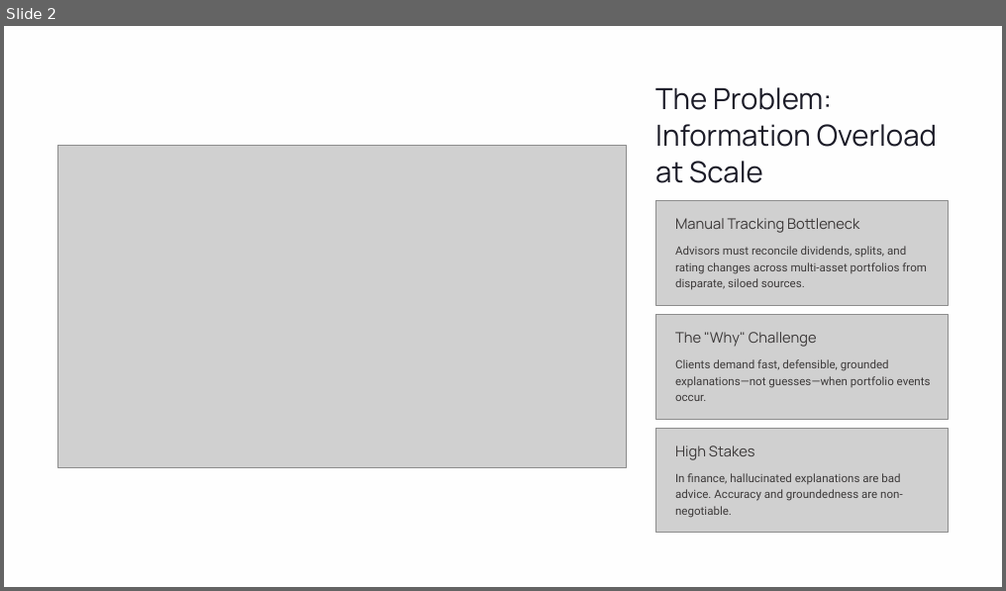
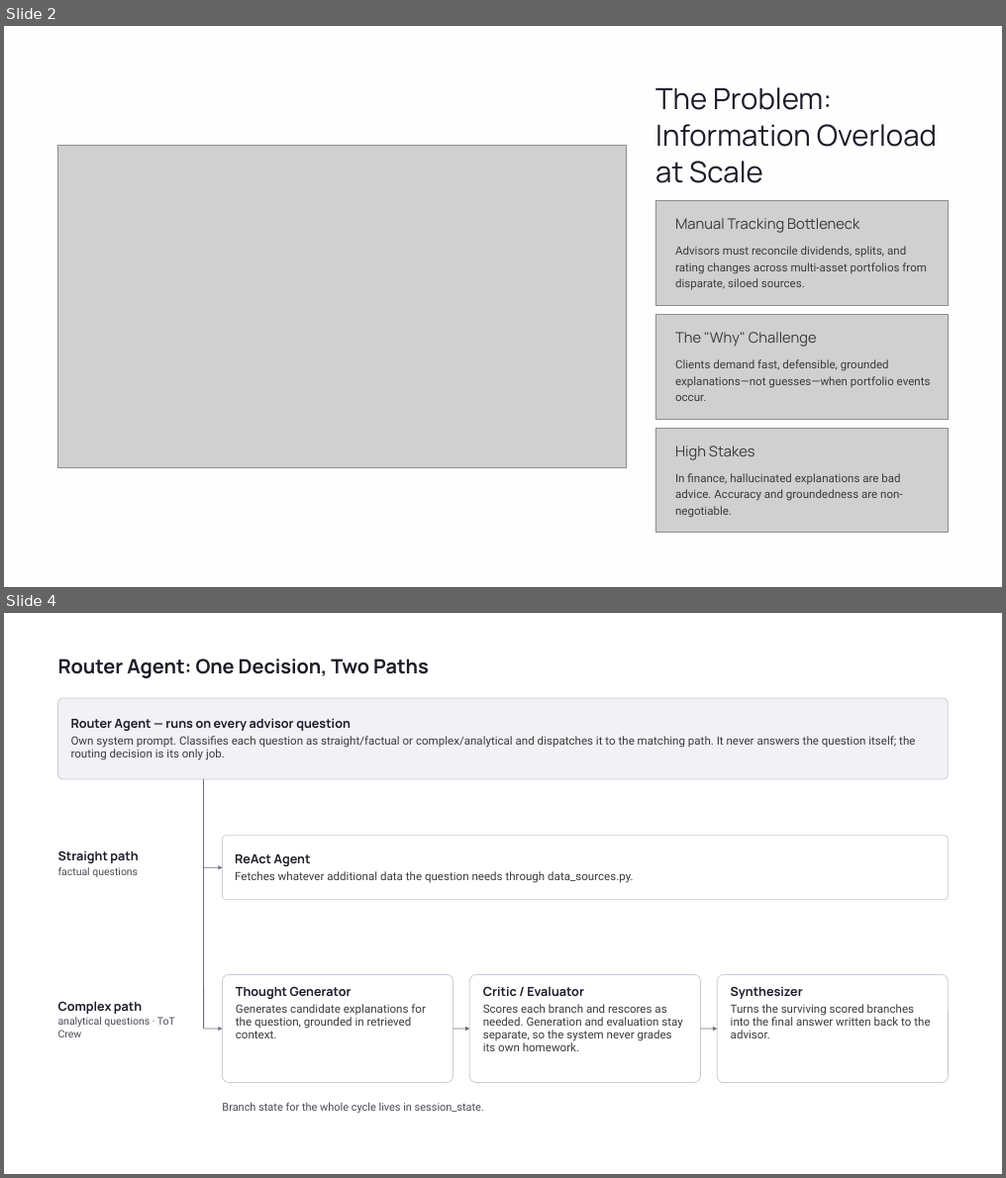
Before and after one commit to Irving0904/MarketForecastor, a slide deck: docs/market_forecaster_architecture.pptx. Shown one above the other, each under a label of ours: slide 2 before the commit, slides 2 and 4 after it; the slides between them are not shown. The pictures are 1006x591 and 1006x1178 pixels, drawn with LibreOffice and Linux fonts; fonts in the diff are those of the drawing; grey boxes stand for pictures. Boxes give left, top, right and bottom in pixels: in the first picture for what was removed or moved away, otherwise in the second. Text is boxed around its words. In the diff, an @@ line names an element or a change of style, - is before the commit and + after.

```diff
--- a/docs/market_forecaster_architecture.pptx
+++ b/docs/market_forecaster_architecture.pptx
@@ slide 4 added at <box>4,613,1002,1174</box>, background #FFFFFF @@
@@ text added at <box>58,659,429,678</box>, 19 pt, text #1B1B27, bold @@
+Router Agent: One Decision, Two Paths
@@ rounded rectangle added at <box>57,698,948,779</box>, fill #F1F1F6, outline #C9CBD6 0.75 pt, 11 pt, text #3C3939 @@
+Router Agent — runs on every advisor question
+Own system prompt. Classifies each question as straight/factual or complex/analytical and dispatches it to the matching path. It never answers the question itself; the routing decision is its only job.
@@ line added from (204, 779) to (204, 1029), #6E6E80 0.75 pt @@
@@ rounded rectangle added at <box>223,836,948,900</box>, fill #FFFFFF, outline #C9CBD6 0.75 pt, 11 pt, text #3C3939 @@
+ReAct Agent
+Fetches whatever additional data the question needs through data_sources.py.
@@ text added at <box>58,851,138,877</box>, 10 pt, text #4A4A56 @@
+Straight path
+factual questions
@@ arrow added from (204, 867) to (223, 867), #6E6E80 0.75 pt @@
@@ rounded rectangle added at <box>223,974,453,1082</box>, fill #FFFFFF, outline #C9CBD6 0.75 pt, 11 pt, text #3C3939 @@
+Thought Generator
+Generates candidate explanations for the question, grounded in retrieved context.
@@ rounded rectangle added at <box>469,974,700,1082</box>, fill #FFFFFF, outline #C9CBD6 0.75 pt, 11 pt, text #3C3939 @@
+Critic / Evaluator
+Scores each branch and rescores as needed. Generation and evaluation stay separate, so the system never grades its own homework.
@@ rounded rectangle added at <box>718,974,948,1082</box>, fill #FFFFFF, outline #C9CBD6 0.75 pt, 11 pt, text #3C3939 @@
+Synthesizer
+Turns the surviving scored branches into the final answer written back to the advisor.
@@ text added at <box>58,1001,175,1038</box>, 10 pt, text #4A4A56 @@
+Complex path
+analytical questions · ToT Crew
@@ arrow added from (204, 1029) to (223, 1029), #6E6E80 0.75 pt @@
@@ arrow added from (453, 1029) to (469, 1029), #6E6E80 0.75 pt @@
@@ arrow added from (701, 1029) to (718, 1029), #6E6E80 0.75 pt @@
@@ text added at <box>222,1102,484,1114</box>, 10.5 pt, text #4A4A56 @@
+Branch state for the whole cycle lives in session_state.
```
Also in this commit, not shown: 2 slides changed, 7 other slides added, 4 slides removed.
